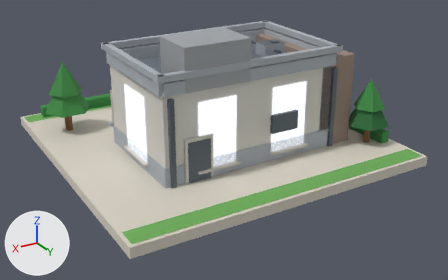
The glTF model public/models/26.glb: old version first, new version second.
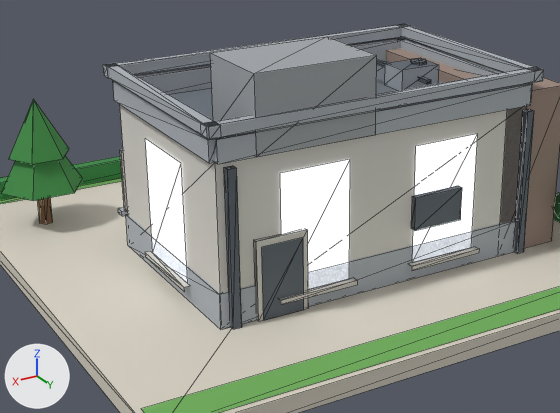
Each version appears first whole from a 50 mm lens placed at (0.912, 1.617, 0.809), pointed at (-0.007, 0.085, 0.043), and next in a close-up on the part from 10% to 79% of the width and 3% to 84% of the height. The lights are fixed; the arrows at lower left show +X, +Y and +Z. The last two pictures show the newer version. The close-ups show mesh edges as thin lines. Vertices at exactly the same position are counted once.

Script lines for the objects in view, before the commit:
```python
me_b26 = bpy.data.meshes.new('b26')
me_b26.from_pydata(...)  # 539 vertices, 612 faces; spans x -0.48..0.48, y -0.48..0.48, z 0.0..0.41
me_b26.materials.append(mat_paving)
me_b26.materials.append(mat_grass)
me_b26.materials.append(mat_hedge)
me_b26.materials.append(mat_wall_white)
me_b26.materials.append(mat_roof_flat)
me_b26.materials.append(mat_wall_wood)
me_b26.materials.append(mat_wall_grey)
me_b26.materials.append(mat_sign_red)
me_b26.materials.append(mat_sign_blue)
me_b26.materials.append(mat_glass_blue)
me_b26.materials.append(mat_slab)
me_b26.materials.append(mat_glow_window_res)
me_b26.materials.append(mat_white)
me_b26.materials.append(mat_metal_dark)
me_b26.materials.append(mat_metal)
me_b26.materials.append(mat_glow_window)
me_b26.materials.append(mat_concrete)
me_b26.materials.append(mat_trunk)
me_b26.materials.append(mat_tree_green)
me_b26.materials.append(mat_tree_dark)
# before: 204 (-0.179, -0.103, 0.059), 205 (-0.06, -0.103, 0.059), 206 (-0.06, -0.103, 0.256), 207 (-0.179, -0.103, 0.256), 208 (0.06, -0.103, 0.059)
# before: 209 (0.179, -0.103, 0.059), 210 (0.179, -0.103, 0.256), 211 (0.06, -0.103, 0.256), 212 (-0.06, 0.263, 0.059) at pixel (412, 262), 213 (-0.179, 0.263, 0.059) at pixel (471, 247)
# before: 214 (-0.179, 0.263, 0.256) at pixel (477, 133), 215 (-0.06, 0.263, 0.256) at pixel (415, 146), 216 (0.179, 0.263, 0.059), 217 (0.06, 0.263, 0.059) at pixel (349, 279), 218 (0.06, 0.263, 0.256) at pixel (350, 159)
# before: 219 (0.179, 0.263, 0.256) at pixel (280, 173), 220 (0.283, 0.01, 0.059) at pixel (152, 252), 221 (0.283, 0.149, 0.059) at pixel (187, 283), 222 (0.283, 0.149, 0.256) at pixel (181, 163), 223 (0.283, 0.01, 0.256) at pixel (145, 138)
# before: 224 (-0.283, 0.149, 0.059), 225 (-0.283, 0.01, 0.059), 226 (-0.283, 0.01, 0.256), 227 (-0.283, 0.149, 0.256)
ob_b26 = bpy.data.objects.new('b26', me_b26)
ob_b26.location = (0.0, 0.0, 0.0)
```
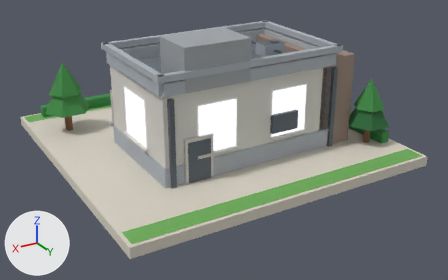
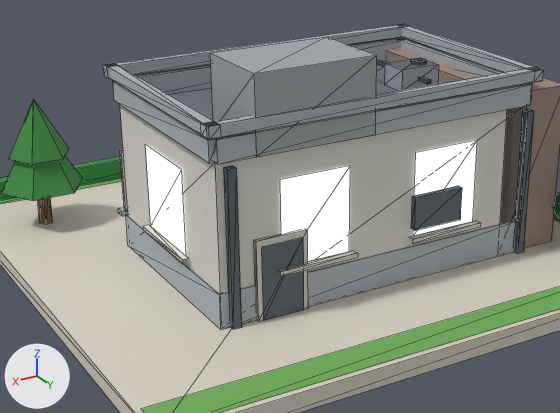
The edits, one by one:
me_b26 has 539 vertices, 612 faces and spans x -0.48..0.48, y -0.48..0.48, z 0.0..0.41.
me_b26 is used by ob_b26; location (0.0, 0.0, 0.0).
me_b26 part 1: the loose piece of 6 vertices spanning x -0.188..-0.052, y 0.263..0.273, z 0.051..0.059 is moved by (0.0, 0.0, 0.047).
me_b26 part 2: the loose piece of 6 vertices spanning x 0.052..0.188, y 0.263..0.273, z 0.051..0.059 is moved by (0.0, 0.0, 0.047).
me_b26 part 3: the loose piece of 6 vertices spanning x 0.283..0.294, y 0.002..0.158, z 0.051..0.059 is moved by (0.0, 0.0, 0.047).
Part 4, on me_b26:
Vertices 206, 207, 210, 211, 214, 215, 218, 219, 222, 223, 226, 227 of me_b26 move by (0.0, 0.0, -0.01).
Vertices 204, 205, 208, 209, 212, 213, 216, 217, 220, 221, 224, 225 of me_b26 move by (0.0, 0.0, 0.047).

Boxes (x1, y1, x2, y2) around the edits, measured in the close-ups (560 x 413 px; the box of a moved part takes in the faces that stretch with it):
part 1 of me_b26, moved or reshaped: before (409, 247, 479, 270); after (409, 221, 481, 244)
part 2 of me_b26, moved or reshaped: before (280, 278, 357, 305); after (280, 251, 358, 276)
part 3 of me_b26, moved or reshaped: before (145, 251, 190, 291); after (143, 225, 188, 264)
part 4 of me_b26, moved or reshaped: before (145, 134, 477, 289); after (145, 140, 477, 262)
